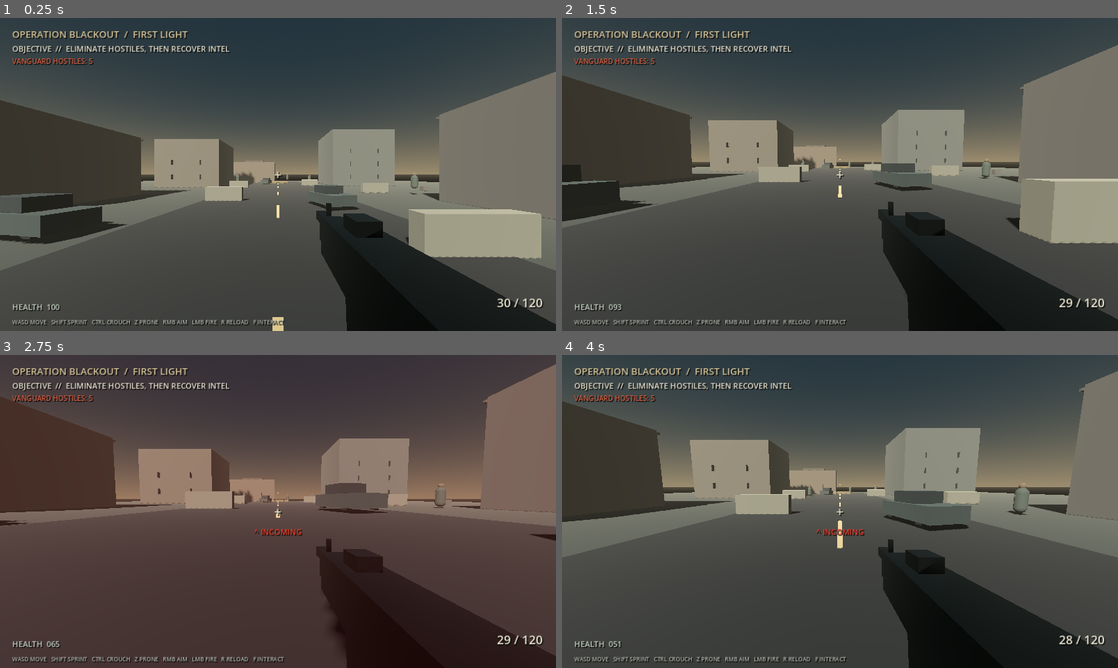
Above: before the commit, frames 1-4 (two rows, left to right).
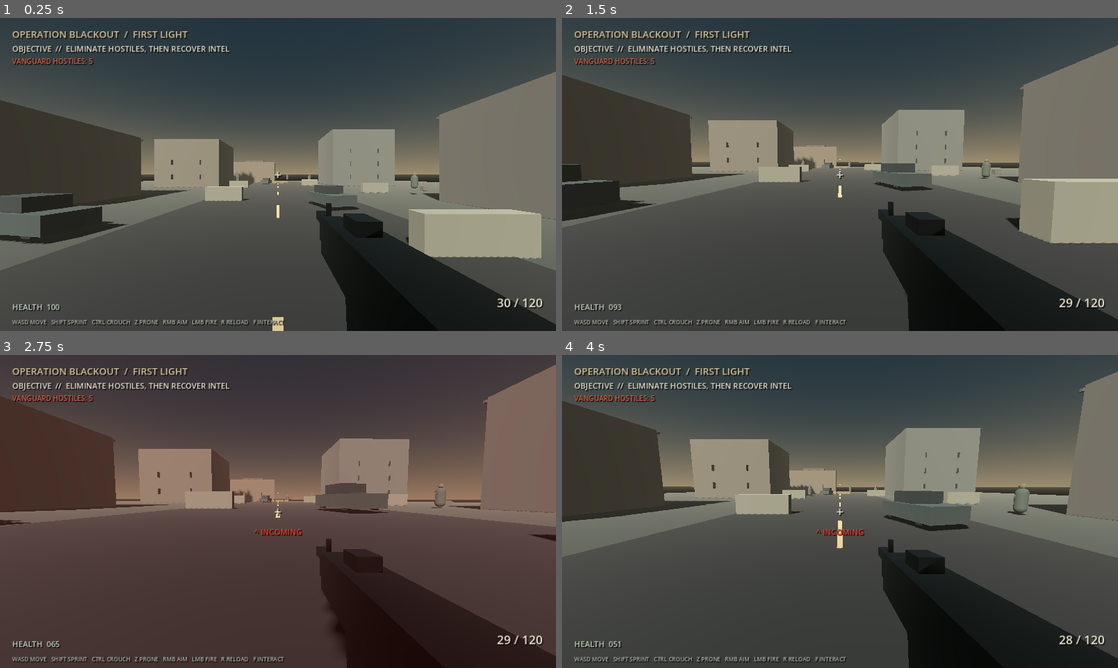
Above: after the commit, the same moments.

Repository: Liladizilla/operation-blackout
Game: Godot game, scene res://scenes/main.tscn
Two runs of this game, one before a commit and one after it. Both use one fixed random seed, a clock stepped at 60 frames per second and the inputs below.
Inputs (mouse positions are in pixels of both pictures, inside the frame that each line leads up to):
- Up to frame 1 (0.25 s): no input
- Up to frame 2 (1.5 s): tap Enter at 0.5 s; move the mouse to (867, 174) at 0.52 s; hold W (move_forward) from 0.53 s (still down); tap Ctrl (crouch) at 0.6 s; click (867, 174) at 0.67 s; tap Space (jump) at 0.77 s; move the mouse to (812, 174) at 1.27 s; tap F (interact) at 1.35 s
- Up to frame 3 (2.75 s): keep holding W (move_forward); tap Space (jump) at 1.52 s; move the mouse to (289, 505) at 2.02 s; tap Z (prone) at 2.1 s
- Up to frame 4 (4 s): keep holding W (move_forward); move the mouse to (834, 517) at 2.77 s; tap Shift (sprint) at 2.85 s; click (834, 517) at 2.92 s; tap Space (jump) at 3.02, 3.77 s; move the mouse to (878, 514) at 3.52 s; tap Ctrl (crouch) at 3.6 s

The runs differ from the first frame. In frame 1, less than 0.1% of the frame differs, in the area x 0-100%, y 17-80%; in frame 2, 0.2%; in frame 3, 0.3%; in frame 4, 0.3%, in the area x 0-100%, y 5-65%.

Commit message:
Add brief muzzle illumination and subtle weapon sway

Diff:
--- a/scripts/player.gd
+++ b/scripts/player.gd
@@ -27,6 +27,9 @@
 var ads := false
 var damage_flash := 0.0
 var recoil_recovery := 0.0
+var muzzle_light: OmniLight3D
+var muzzle_flash_mesh: MeshInstance3D
+var muzzle_flash_timer := 0.0
 
 func _ready() -> void:
     var capsule := CapsuleShape3D.new()
@@ -61,6 +64,29 @@
     mat.roughness = 0.48
     body.material_override = mat
     weapon_root.add_child(body)
+    muzzle_light = OmniLight3D.new()
+    muzzle_light.name = "MuzzleFlashLight"
+    muzzle_light.position = Vector3(0.0, 0.0, -0.88)
+    muzzle_light.light_color = Color(1.0, 0.62, 0.28)
+    muzzle_light.light_energy = 0.0
+    muzzle_light.omni_range = 4.5
+    muzzle_light.shadow_enabled = false
+    weapon_root.add_child(muzzle_light)
+    muzzle_flash_mesh = MeshInstance3D.new()
+    muzzle_flash_mesh.name = "MuzzleFlashGeometry"
+    var flash_mesh := SphereMesh.new()
+    flash_mesh.radius = 0.055
+    flash_mesh.height = 0.14
+    muzzle_flash_mesh.mesh = flash_mesh
+    muzzle_flash_mesh.position = Vector3(0.0, 0.0, -0.88)
+    var flash_mat := StandardMaterial3D.new()
+    flash_mat.shading_mode = BaseMaterial3D.SHADING_MODE_UNSHADED
+    flash_mat.albedo_color = Color(1.0, 0.72, 0.34)
+    flash_mat.emission_enabled = true
+    flash_mat.emission = Color(1.0, 0.42, 0.12)
+    muzzle_flash_mesh.material_override = flash_mat
+    muzzle_flash_mesh.visible = false
+    weapon_root.add_child(muzzle_flash_mesh)
     var barrel := MeshInstance3D.new()
     var barrel_mesh := BoxMesh.new()
     barrel_mesh.size = Vector3(0.055,0.055,0.48)
@@ -116,6 +142,11 @@
         return
     fire_cooldown = maxf(0.0, fire_cooldown - delta)
     damage_flash = maxf(0.0, damage_flash - delta)
+    if muzzle_flash_timer > 0.0:
+        muzzle_flash_timer = maxf(0.0, muzzle_flash_timer - delta)
+        if muzzle_flash_timer == 0.0:
+            muzzle_light.light_energy = 0.0
+            muzzle_flash_mesh.visible = false
     if is_reloading:
         reload_time -= delta
         if reload_time <= 0:
@@ -170,7 +201,8 @@
     recoil = lerpf(recoil, 0.0, delta * 7.0)
     weapon_root.position = Vector3(0.28, -0.28 + sin(bob_time*0.5)*0.008 + recoil * 0.65, -0.55 + recoil * 1.8)
     weapon_root.rotation.x = recoil
-    weapon_root.rotation.y = lerpf(weapon_root.rotation.y, 0.0, delta * 8.0)
+    weapon_root.rotation.y = lerpf(weapon_root.rotation.y, -input_dir.x * 0.035, delta * 8.0)
+    camera.rotation.z = lerpf(camera.rotation.z, -input_dir.x * 0.006 + sin(bob_time * 0.4) * 0.0015, delta * 4.0)
     if Input.is_mouse_button_pressed(MOUSE_BUTTON_LEFT) and fire_cooldown <= 0 and not is_reloading:
         _fire()
 
@@ -226,6 +258,9 @@
         _impact_spark(hit.get("position", to), hit.get("normal", Vector3.UP))
     if hud and hud.has_method("set_ammo"):
         hud.set_ammo(ammo, reserve)
+    muzzle_light.light_energy = randf_range(1.4, 2.2)
+    muzzle_flash_mesh.visible = true
+    muzzle_flash_timer = 0.045
     if hud and hud.has_method("flash_muzzle"):
         hud.flash_muzzle()
 
